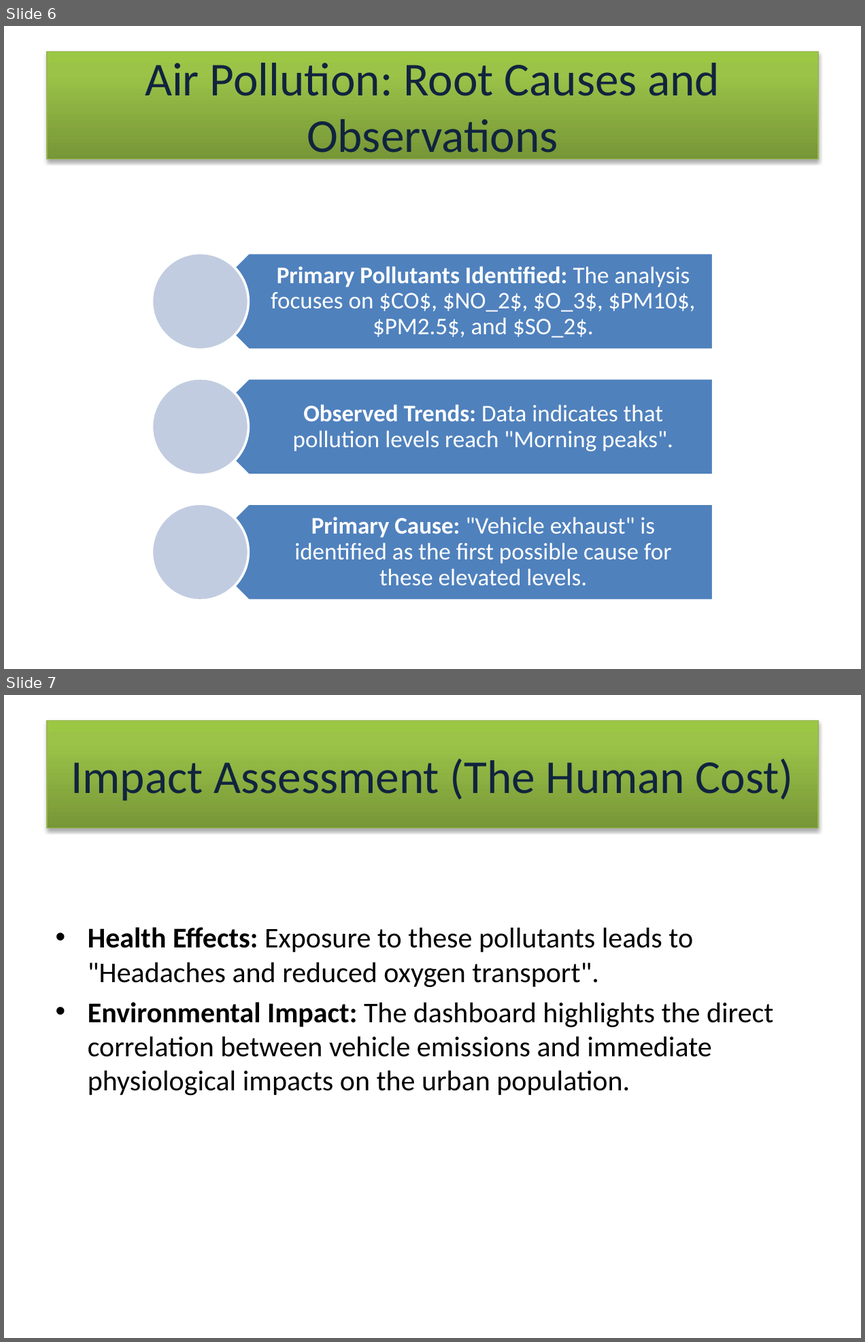
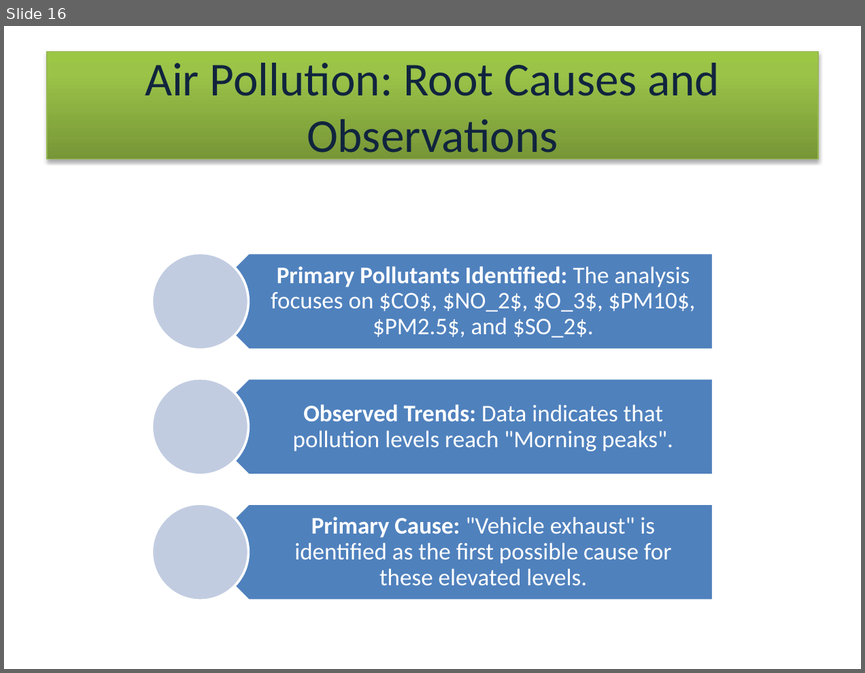
Before and after one commit to lopa3399/IT-anudip, a slide deck: PowerBI/project/The Air We Breathe.pptx. Shown one above the other, each under a label of ours: slides 6 and 7 before the commit, slide 16 after it. The pictures are 865x1342 and 865x673 pixels, drawn with LibreOffice and Linux fonts; fonts in the diff are those of the drawing. Boxes give left, top, right and bottom in pixels: in the first picture for what was removed or moved away, otherwise in the second. Text is boxed around its words. In the diff, an @@ line names an element or a change of style, - is before the commit and + after.

```diff
--- a/PowerBI/project/The Air We Breathe.pptx
+++ b/PowerBI/project/The Air We Breathe.pptx
@@ slide 7 removed at (x1=4, y1=695, x2=861, y2=1338), background #FFFFFF @@
@@ title removed at (x1=47, y1=721, x2=818, y2=828) @@
-Impact Assessment (The Human Cost)
@@ text removed at (x1=88, y1=927, x2=773, y2=1096) @@
-• Health Effects: Exposure to these pollutants leads to "Headaches and reduced oxygen transport".
-• Environmental Impact: The dashboard highlights the direct correlation between vehicle emissions and immediate physiological impacts on the urban population.
@@ what was slide 6 is now slide 16 @@
```
Also in this commit, not shown: 4 slides changed, 11 slides added, 2 other slides removed, 25 other files.
